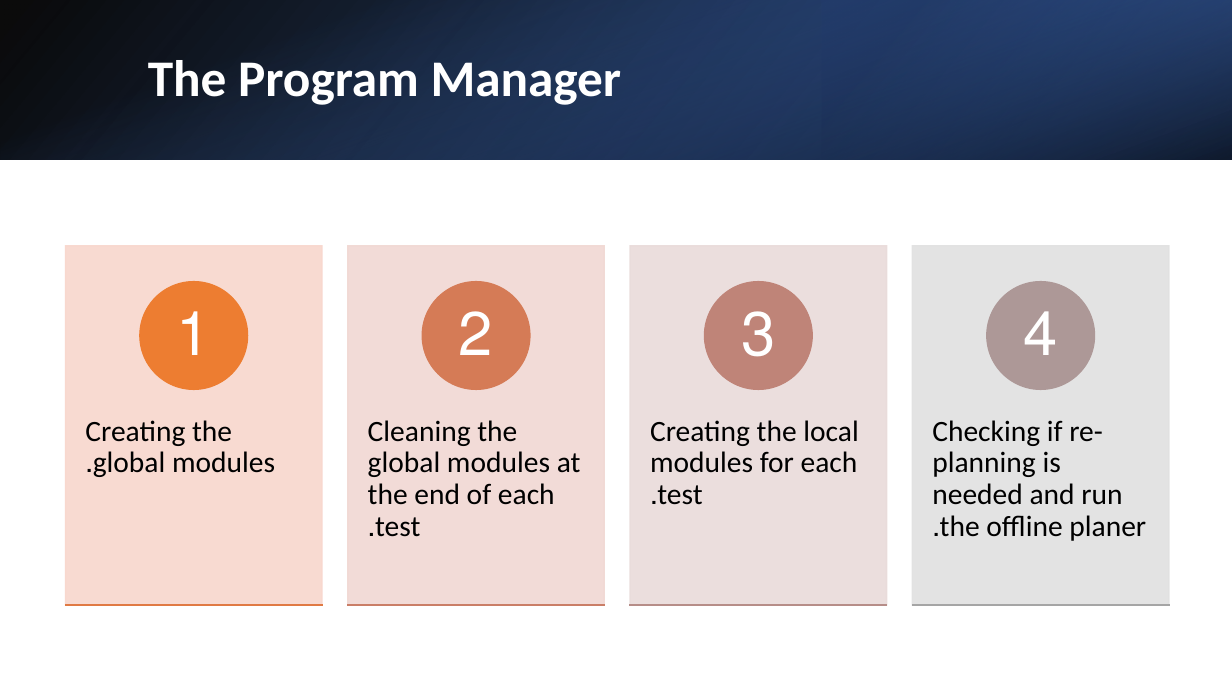
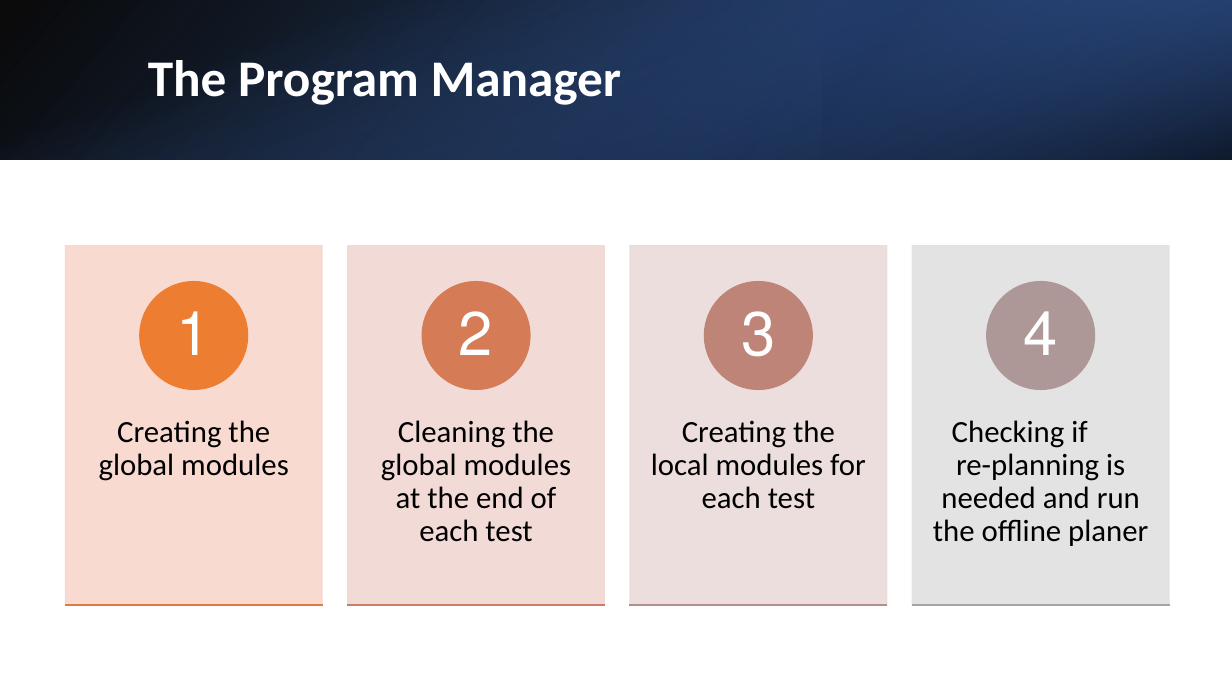
Before and after one commit to Cohen-Yoav/Project-A---Airport-Management, a slide deck: slide 14 of חומר עזר לפרויקט/project_A.pptx. Drawn at 1232x693 pixels with LibreOffice and Linux fonts; fonts in the diff are those of the drawing. Boxes give left, top, right and bottom in pixels: in the first picture for what was removed or moved away, otherwise in the second. Text is boxed around its words. In the diff, an @@ line names an element or a change of style, - is before the commit and + after.

Commit message:
PPT

```diff
--- a/חומר עזר לפרויקט/project_A.pptx
+++ b/חומר עזר לפרויקט/project_A.pptx
@@ text at (99,420,289,481): text changed; size 23 to 24 pt @@
-Creating the global modules.
+Creating the global modules
@@ text at (381,420,572,542): text changed; size 23 to 24 pt @@
-Cleaning the global modules at the end of each test.
+Cleaning the global modules at the end of each test
@@ text at (651,420,866,509): text changed; size 23 to 24 pt @@
-Creating the local modules for each test.
+Creating the local modules for each test
@@ text at (933,420,1148,546): text changed; size 23 to 24 pt @@
-Checking if re-planning is needed and run the offline planer.
+Checking if re-planning is needed and run the offline planer
```
Also in this commit, not shown: 2 other slides changed, 3 slides added, 3 slides removed.
